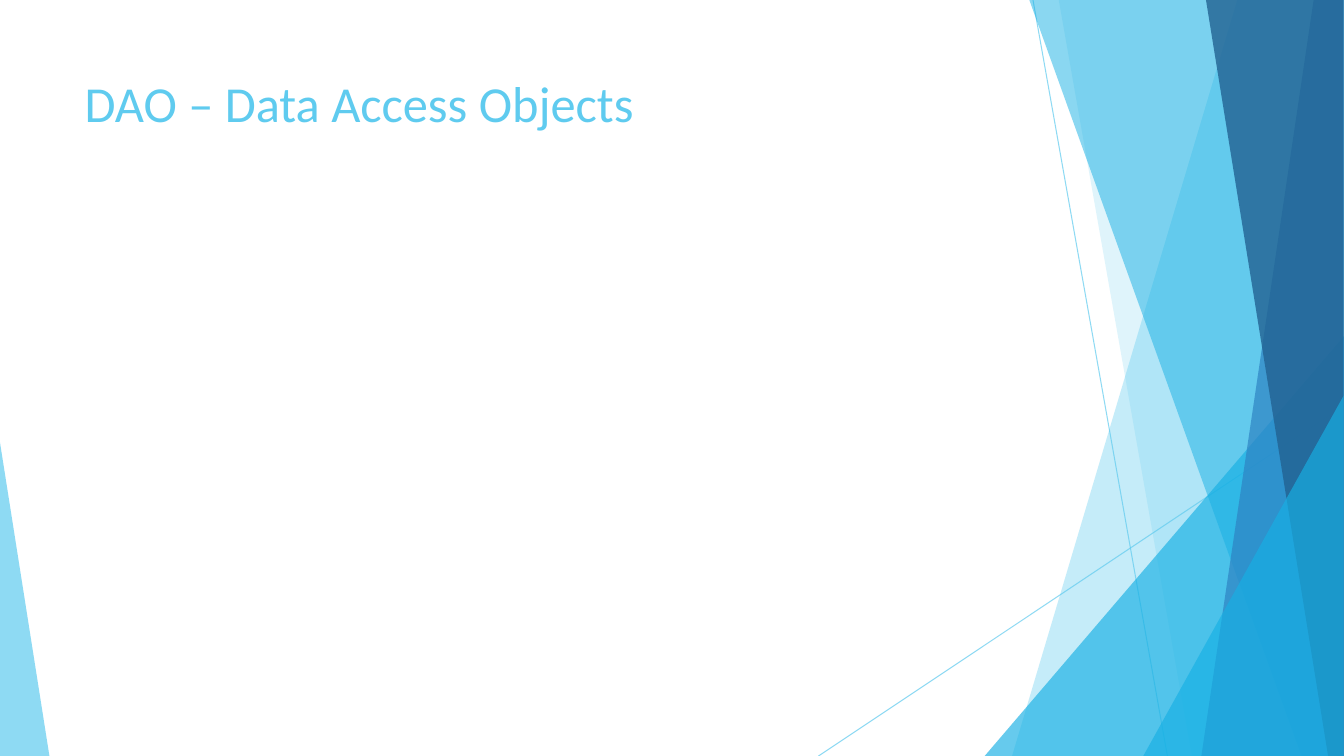
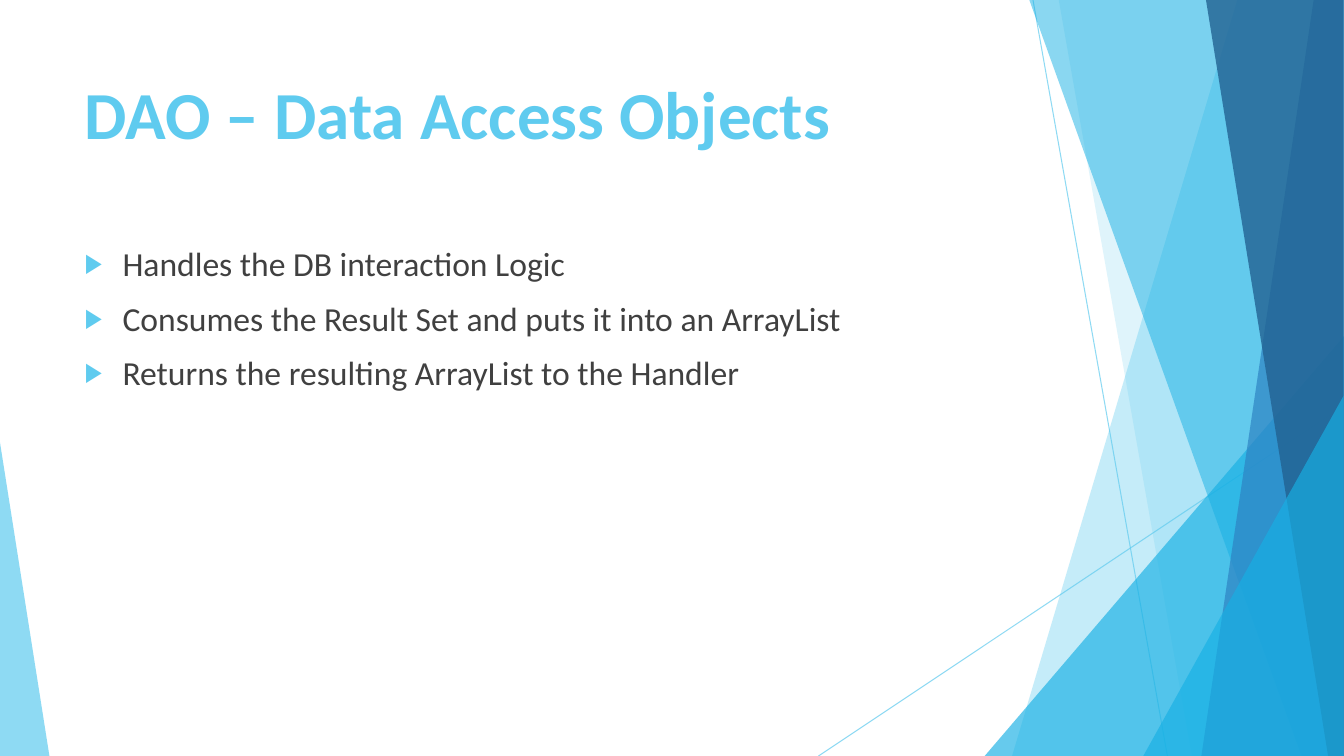
Before and after one commit to theshubhamp-zz/HAD, a slide deck: slide 14 of docs/HAD project.pptx. Drawn at 1344x756 pixels with LibreOffice and Linux fonts; fonts in the diff are those of the drawing. Boxes give left, top, right and bottom in pixels: in the first picture for what was removed or moved away, otherwise in the second. Text is boxed around its words. In the diff, an @@ line names an element or a change of style, - is before the commit and + after.

```diff
--- a/docs/HAD project.pptx
+++ b/docs/HAD project.pptx
@@ title "DAO – Data Access Objects" at box(85, 92, 830, 151): size 36 to 48 pt, bold on @@
@@ text added at box(123, 252, 841, 391), 24 pt, text #404040 @@
+▶ Handles the DB interaction Logic
+▶ Consumes the Result Set and puts it into an ArrayList
+▶ Returns the resulting ArrayList to the Handler
```
Also in this commit, not shown: 2 other slides changed, 1 slide added, 1 slide removed.
